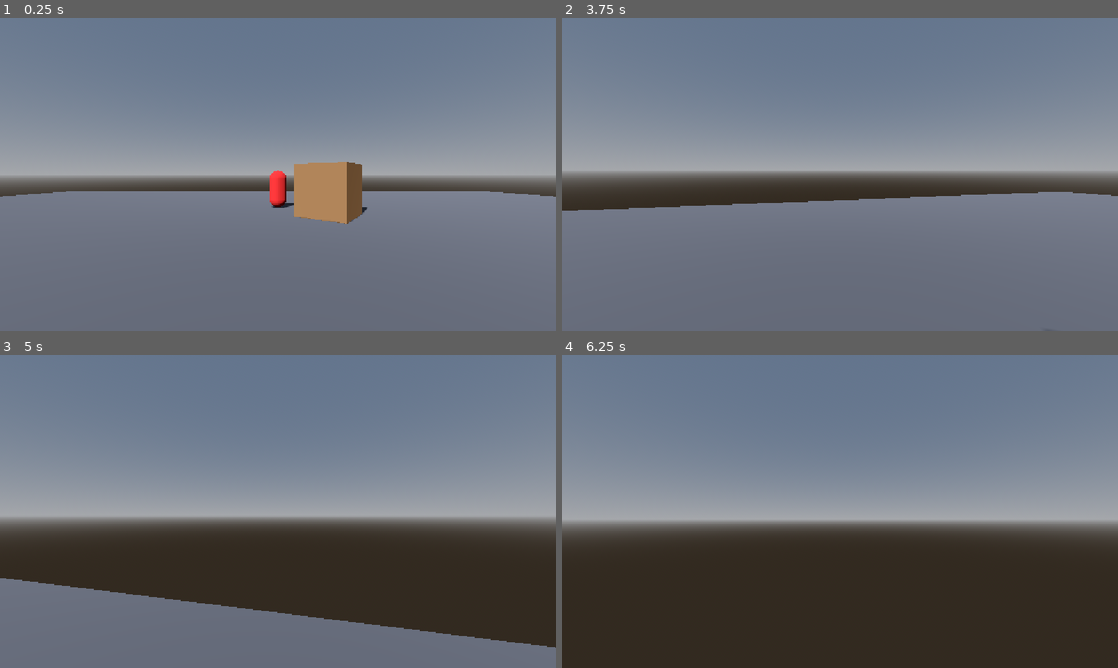
Above: before the commit, frames 1-4 (two rows, left to right).
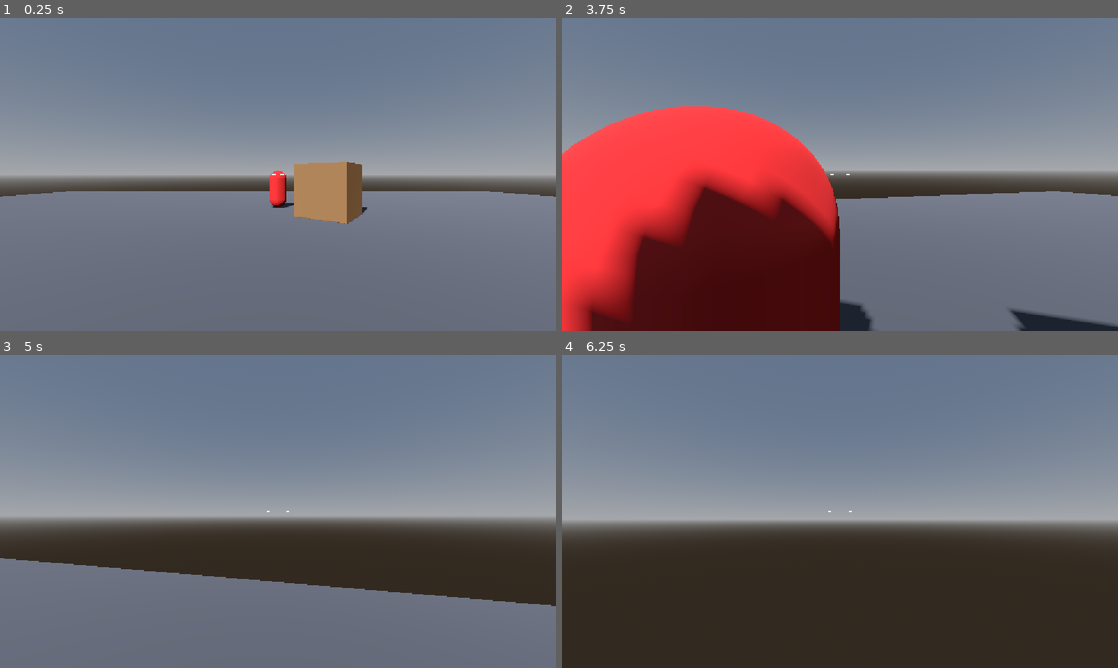
Above: after the commit, the same moments.

Repository: rcorre/exo
Game: Godot game, scene res://world/test_arena.tscn
The game is run twice, just before and just after one commit, with the same random seed, the same clock (stepped at 60 frames per second) and the same inputs.
Inputs (mouse positions are in pixels of both pictures, inside the frame that each line leads up to):
- Up to frame 1 (0.25 s): no input
- Up to frame 2 (3.75 s): tap Enter at 0.5, 3.5 s; move the mouse to (867, 174) at 0.52 s; press the mouse at (867, 174) at 0.53 s; hold W (move_forward) from 0.53 s (still down); move the mouse to (812, 174) at 1.27 s; release the mouse at (812, 174) at 1.28 s; click (812, 174) at 1.35 s; move the mouse to (851, 168) at 2.02 s; press the mouse at (851, 168) at 2.03 s; tap Space at 2.75 s; move the mouse to (834, 180) at 2.77 s; release the mouse at (834, 180) at 2.78 s; click (834, 180) at 2.85 s; move the mouse to (878, 177) at 3.52 s; press the mouse at (878, 177) at 3.53 s
- Up to frame 3 (5 s): keep holding W (move_forward); move the mouse to (233, 508) at 4.27 s; release the mouse at (233, 508) at 4.28 s; click (233, 508) at 4.35 s
- Up to frame 4 (6.25 s): move the mouse to (845, 511) at 5.02 s; press the mouse at (845, 511) at 5.03 s; tap Space at 5.75 s; move the mouse to (817, 505) at 5.77 s; release W (move_forward) at 5.78 s; release the mouse at (817, 505) at 5.78 s; hold D (move_right) from 5.78 s (still down); click (817, 505) at 5.85 s

The runs differ from the first frame. In frame 1, less than 0.1% of the frame differs, in the area x 48-52%, y 49-51%; in frame 2, 34%, in the area x 0-100%, y 28-100%; in frame 3, 9.8%; in frame 4, less than 0.1%.

Commit message:
Reticle bloom.

Diff:
--- a/player/player.gd
+++ b/player/player.gd
@@ -8,10 +8,18 @@
 const FIRE_RANGE := 100.0
 const FIRE_DAMAGE := 25
 
+const BASE_SPREAD_DEG := 0.5
+const MAX_SPREAD_DEG := 8.0
+const MOVE_BLOOM_DEG := 4.0
+const FIRE_BLOOM_DEG := 3.0
+const BLOOM_DECAY_DEG := 6.0
+
 @onready var head: Node3D = $Head
 @onready var camera: Camera3D = $Head/Camera3D
+@onready var reticle: Control = $HUD/Reticle
 
 var gravity: float = ProjectSettings.get_setting("physics/3d/default_gravity")
+var recoil_bloom_deg: float = 0.0
 
 func _ready() -> void:
 	Input.mouse_mode = Input.MOUSE_MODE_CAPTURED
@@ -30,8 +38,18 @@
 			_fire()
 
 func _fire() -> void:
+	var basis := camera.global_transform.basis
+	var forward := -basis.z
+
+	var spread_rad := deg_to_rad(_current_spread_deg())
+	var angle := randf() * TAU
+	var radius := sqrt(randf()) * tan(spread_rad)
+	var direction := (forward + basis.x * radius * cos(angle) + basis.y * radius * sin(angle)).normalized()
+
+	recoil_bloom_deg = min(recoil_bloom_deg + FIRE_BLOOM_DEG, MAX_SPREAD_DEG)
+
 	var from := camera.global_transform.origin
-	var to := from + camera.global_transform.basis * Vector3(0.0, 0.0, -FIRE_RANGE)
+	var to := from + direction * FIRE_RANGE
 
 	var query := PhysicsRayQueryParameters3D.create(from, to)
 	query.exclude = [self]
@@ -39,6 +57,11 @@
 	var result := get_world_3d().direct_space_state.intersect_ray(query)
 	if result and result.collider.has_method("take_damage"):
 		result.collider.take_damage(FIRE_DAMAGE)
+
+func _current_spread_deg() -> float:
+	var horizontal_speed := Vector2(velocity.x, velocity.z).length()
+	var move_bloom: float = MOVE_BLOOM_DEG * clamp(horizontal_speed / SPEED, 0.0, 1.0)
+	return clamp(BASE_SPREAD_DEG + move_bloom + recoil_bloom_deg, BASE_SPREAD_DEG, MAX_SPREAD_DEG)
 
 func _physics_process(delta: float) -> void:
 	if not is_on_floor():
@@ -56,3 +79,6 @@
 	velocity.z = horizontal_velocity.z
 
 	move_and_slide()
+
+	recoil_bloom_deg = move_toward(recoil_bloom_deg, 0.0, BLOOM_DECAY_DEG * delta)
+	reticle.spread_ratio = (_current_spread_deg() - BASE_SPREAD_DEG) / (MAX_SPREAD_DEG - BASE_SPREAD_DEG)
--- a/player/player.tscn
+++ b/player/player.tscn
@@ -1,6 +1,7 @@
-[gd_scene load_steps=5 format=3]
+[gd_scene load_steps=6 format=3]
 
 [ext_resource type="Script" path="res://player/player.gd" id="1"]
+[ext_resource type="PackedScene" path="res://ui/hud.tscn" id="2"]
 
 [sub_resource type="CapsuleShape3D" id="CapsuleShape3D_1"]
 radius = 0.4
@@ -30,3 +31,5 @@
 
 [node name="Camera3D" type="Camera3D" parent="Head"]
 current = true
+
+[node name="HUD" parent="." instance=ExtResource("2")]
--- /dev/null
+++ b/ui/hud.tscn
@@ -0,0 +1,12 @@
+[gd_scene load_steps=2 format=3]
+
+[ext_resource type="Script" path="res://ui/reticle.gd" id="1"]
+
+[node name="HUD" type="CanvasLayer"]
+
+[node name="Reticle" type="Control" parent="."]
+script = ExtResource("1")
+anchors_preset = 15
+anchor_right = 1.0
+anchor_bottom = 1.0
+mouse_filter = 2
--- /dev/null
+++ b/ui/reticle.gd
@@ -0,0 +1,21 @@
+extends Control
+
+const LINE_LENGTH := 8.0
+const LINE_THICKNESS := 2.0
+const BASE_GAP := 4.0
+const MAX_GAP := 26.0
+const COLOR := Color(1, 1, 1, 0.85)
+
+var spread_ratio: float = 0.0:
+	set(value):
+		spread_ratio = clamp(value, 0.0, 1.0)
+		queue_redraw()
+
+func _draw() -> void:
+	var center := size * 0.5
+	var gap: float = lerp(BASE_GAP, MAX_GAP, spread_ratio)
+
+	draw_rect(Rect2(center.x - LINE_THICKNESS * 0.5, center.y - gap - LINE_LENGTH, LINE_THICKNESS, LINE_LENGTH), COLOR)
+	draw_rect(Rect2(center.x - LINE_THICKNESS * 0.5, center.y + gap, LINE_THICKNESS, LINE_LENGTH), COLOR)
+	draw_rect(Rect2(center.x - gap - LINE_LENGTH, center.y - LINE_THICKNESS * 0.5, LINE_LENGTH, LINE_THICKNESS), COLOR)
+	draw_rect(Rect2(center.x + gap, center.y - LINE_THICKNESS * 0.5, LINE_LENGTH, LINE_THICKNESS), COLOR)
Not shown, added: ui/reticle.gd.uid
